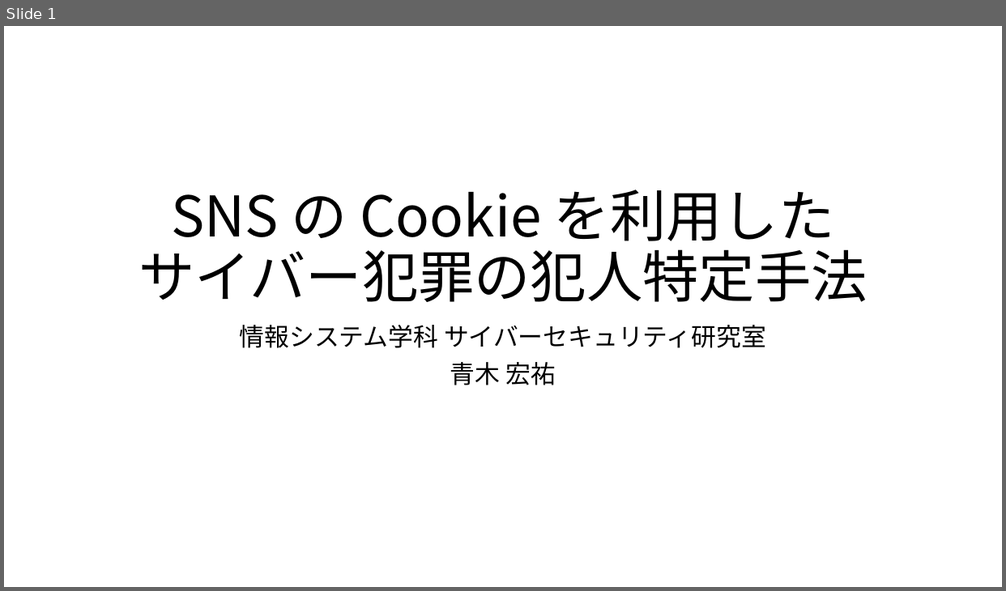
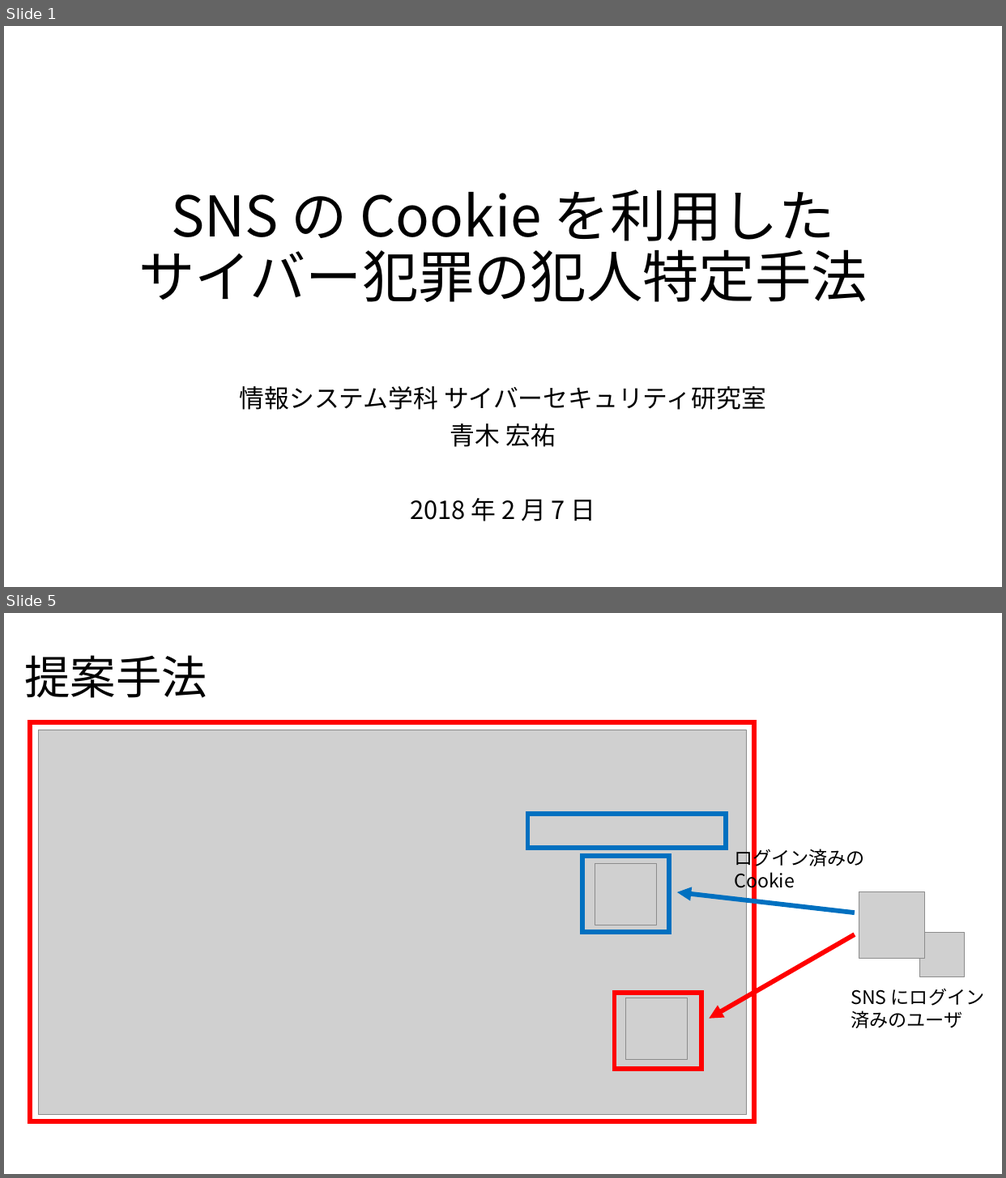
Before and after one commit to noraworld/graduation-thesis, a slide deck: presentation_slides.pptx. Shown one above the other, each under a label of ours: slide 1 before the commit, slides 1 and 5 after it; the slides between them are not shown. The pictures are 1006x591 and 1006x1178 pixels, drawn with LibreOffice and Linux fonts; fonts in the diff are those of the drawing; grey boxes stand for pictures. Boxes give left, top, right and bottom in pixels: in the first picture for what was removed or moved away, otherwise in the second. Text is boxed around its words. In the diff, an @@ line names an element or a change of style, - is before the commit and + after.

```diff
--- a/presentation_slides.pptx
+++ b/presentation_slides.pptx
@@ slide 5 added at (4,613,1002,1174), background #FFFFFF @@
@@ title added at (24,655,207,698), 44 pt, text #000000 @@
+提案手法
@@ rectangle added at (30,722,754,1122), outline #FF0000 4.5 pt @@
@@ picture added at (39,730,747,1115) @@
@@ rectangle added at (528,815,726,848), outline #0070C0 4.5 pt @@
@@ text added at (734,846,865,892), 18 pt, text #000000 @@
+ログイン済みの
+Cookie
@@ rectangle added at (582,856,670,933), outline #0070C0 4.5 pt @@
@@ picture added at (594,864,656,925) @@
@@ arrow added from (854, 914) to (677, 892), #0070C0 4.5 pt @@
@@ picture added at (859,892,925,958) @@
@@ arrow added from (854, 935) to (710, 1019), #FF0000 4.5 pt @@
@@ picture added at (920,933,965,977) @@
@@ rectangle added at (615,993,701,1069), outline #FF0000 4.5 pt @@
@@ picture added at (626,999,688,1060) @@
@@ text added at (850,989,984,1029), 18 pt, text #000000 @@
+SNS にログイン
+済みのユーザ
@@ slide 1 changed as well @@
@@ subtitle "情報システム学科 サイバーセキュリティ研究室": place and size @@
-subtitle "情報システム学科 サイバーセキュリティ研究室" at (240,325,766,386)
+subtitle "情報システム学科 サイバーセキュリティ研究室" at (240,386,766,522)
@@ subtitle at (410,498,596,522): paragraph added @@
+2018 年 2 月 7 日
```
Also in this commit, not shown: 8 other slides added, 2 other files.
